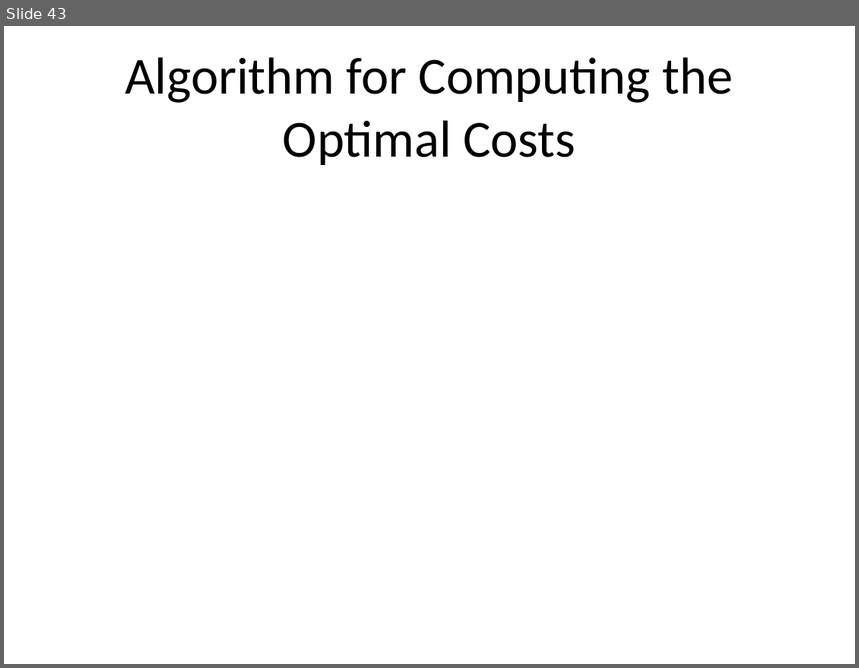
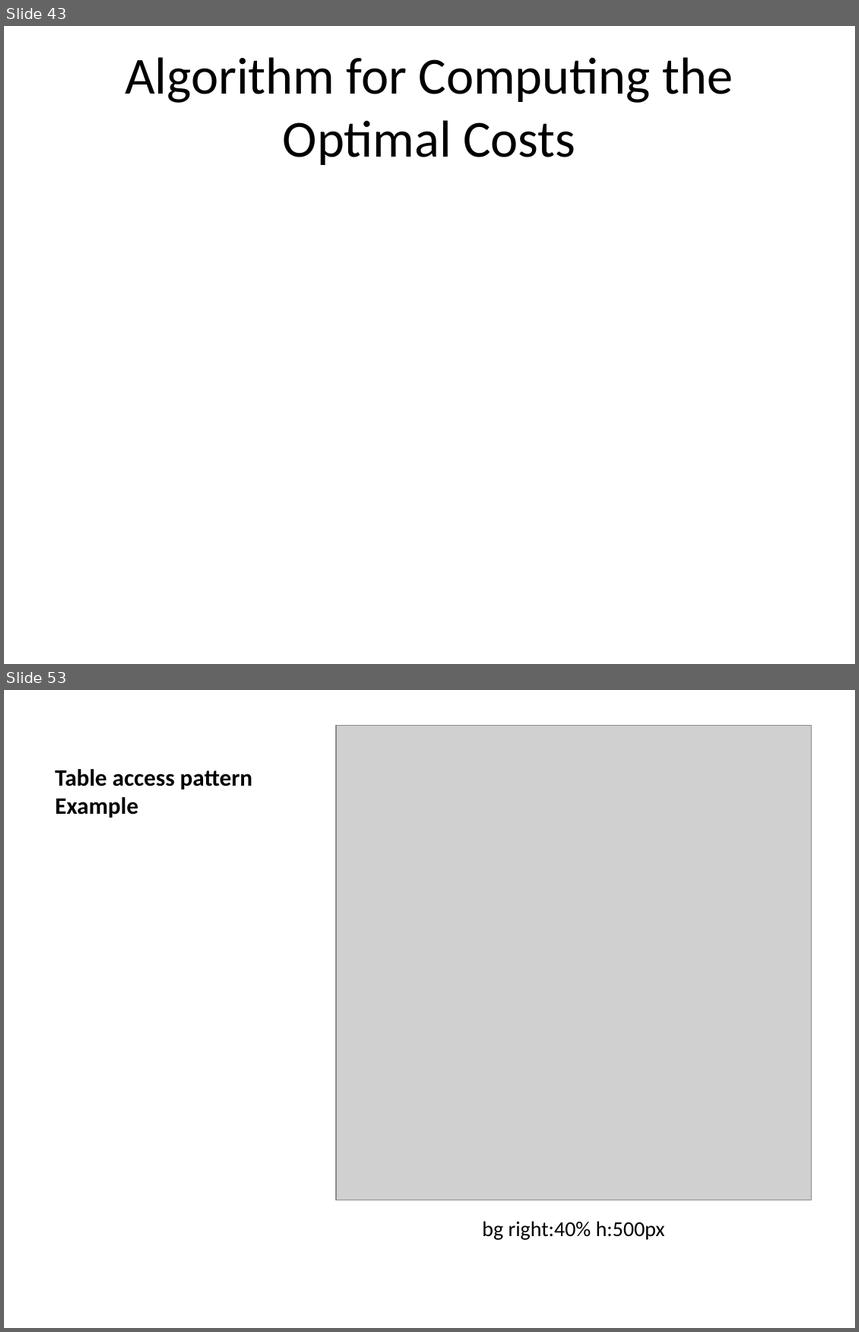
Before and after one commit to ucoruh/ce100-algorithms-and-programming-II, a slide deck: docs/week-5/ce100-week-5-dp.md_word.pptx. Shown one above the other, each under a label of ours: slide 43 before the commit, slides 43 and 53 after it; the slides between them are not shown. The pictures are 859x668 and 859x1332 pixels, drawn with LibreOffice and Linux fonts; fonts in the diff are those of the drawing; grey boxes stand for pictures. Boxes give left, top, right and bottom in pixels: in the first picture for what was removed or moved away, otherwise in the second. Text is boxed around its words. In the diff, an @@ line names an element or a change of style, - is before the commit and + after.

```diff
--- a/docs/week-5/ce100-week-5-dp.md_word.pptx
+++ b/docs/week-5/ce100-week-5-dp.md_word.pptx
@@ slide 53 added at (4,690,855,1328), background #FFFFFF @@
@@ picture added at (336,726,811,1201) @@
@@ title added at (55,769,253,818), 20 pt, text #000000, bold @@
+Table access pattern Example
@@ text added at (482,1221,665,1240), 18 pt, text #000000 @@
+bg right:40% h:500px
```
Also in this commit, not shown: 2 slides changed, 17 other slides added, 1 slide removed, 38 other files.
